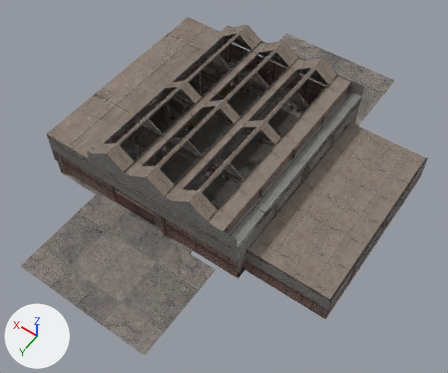
The glTF model assets/env/garage.glb, before and after one commit.
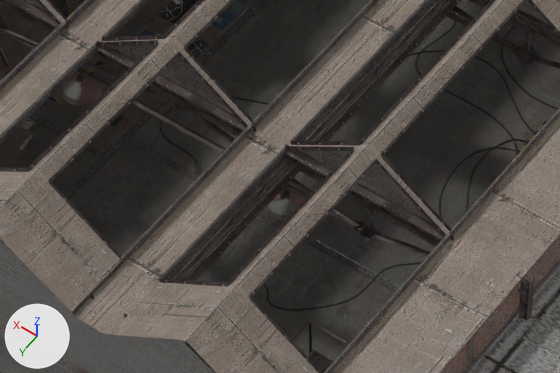
Each version is shown whole from a camera (50 mm lens) standing at (-21.9, 30.4, 44.5) and looking at (-2.2, 2.7, 1.1), then close up on the part from 33% to 60% of the width and 35% to 56% of the height. Arrows for +X, +Y and +Z are at lower left; the lights stay in place. The older version's two pictures come first. Vertices at exactly the same position are counted once.

In view in the first close-up: 'Garage_Building_Brick_Wall_01_12690', 'Garage_Building_Conc_Floor_01_12680', 'Garage_Building_Garage_Props_01_12636', 'Garage_Building_Garage_Props_01_Unlit_12674.001', 'Garage_Building_Pillars_Conc_Combined_12626'.
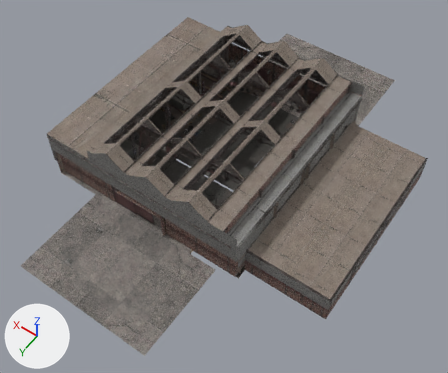
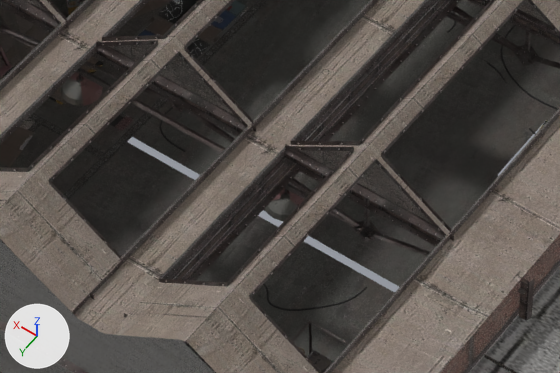
Location of each change, (x1, y1, x2, y2) in pixels of the close-ups (560 x 373 px):
part 1 of me_garage_building_004, deleted: before (191, 159, 201, 178)
part 2 of me_garage_building_004, cut back: before (185, 32, 529, 288)
part 3 of me_garage_building_005, cut back: before (127, 108, 544, 292)

Diff of the bpy script that builds the scene:
```diff
--- a/assets/env/garage.glb.py
+++ b/assets/env/garage.glb.py
@@ me_garage_building_004 @@
 # used by ob_garage_building_garage_props_01_unlit_12674_001; location = (0.0, 0.0, 0.0)
-me_garage_building_004.from_pydata(...)  # 7285 vertices, 8347 faces; spans x -15.6..11.9, y -10.5..9.4, z -0.7..6.2
+me_garage_building_004.from_pydata(...)  # 6770 vertices, 7580 faces; spans x -15.6..11.9, y -10.5..9.4, z -0.7..6.2
+# me_garage_building_004 part 1: 8 loose pieces with 144 vertices, spanning x 1.7..2.4, y -3.2..2.0, z 0.0..0.3, are deleted
+# me_garage_building_004 part 2: 1 vertex moved within x 1.8, y -3.4, z 0.0; 371 vertices removed from x -3.1..3.2, y -3.9..1.8, z -0.6..0.0
 me_garage_building_004.materials.append(mat_garage_props_01_unlit_12674)
@@ me_garage_building_005 @@
 # used by ob_garage_building_pillars_conc_combined_12626; location = (0.0, 0.0, 0.0)
-me_garage_building_005.from_pydata(...)  # 5761 vertices, 5959 faces; spans x -15.9..11.9, y -19.9..18.6, z -0.7..7.3
+me_garage_building_005.from_pydata(...)  # 5755 vertices, 5937 faces; spans x -15.9..11.9, y -19.9..18.6, z -0.7..7.3
+# me_garage_building_005 part 3
+# 6 vertices are removed from x -3.0..-2.6, y -1.5..-1.3, z 0.0
+# 29 faces are deleted
+# 7 new faces join them
 me_garage_building_005.materials.append(mat_pillars_conc_combined_12626)
```
